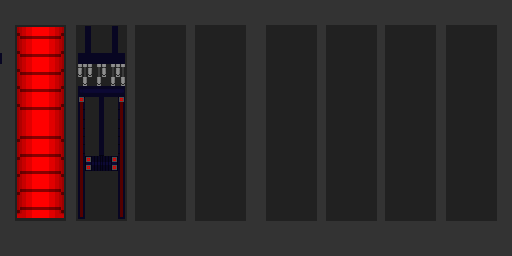
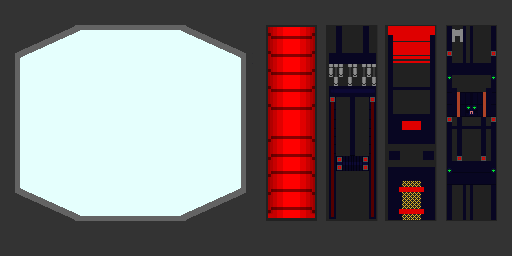
Two versions of the same layered image (w=512, h=256). Layer-by-layer changes:
added layer "AnimationPistons" above "Lights" over [329, 64, 376, 86]
added layer "Lights" above "Background" over [447, 75, 496, 173]
painted on "Background" over [0, 25, 496, 221]
added layer "Wheel" above "Window" over [402, 181, 421, 220]
added layer "Window" above "ww" over [15, 25, 246, 221]
painted on "ww" over [15, 25, 246, 221]